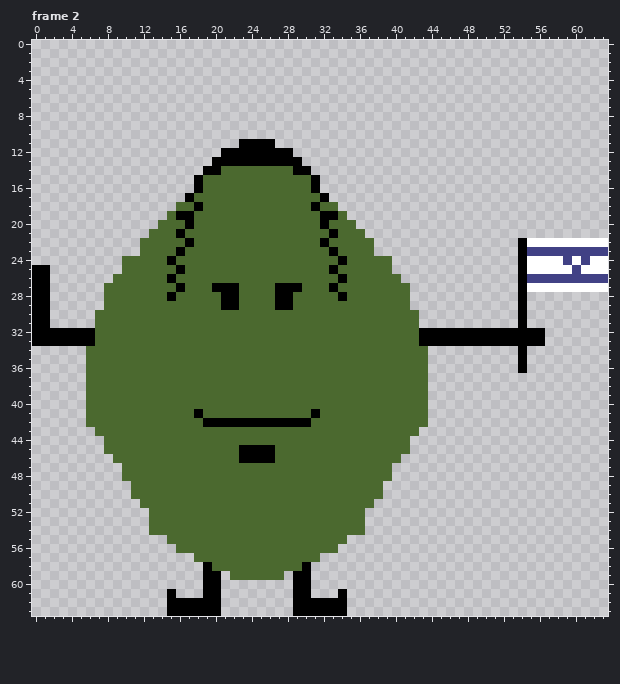
Pixel-art file, stored at aceituna.ase. That is the earlier state.
64x64 pixels, 4 frames. Shown: frame 2. The commit also changed other frames, which this record leaves out.
Once edited:
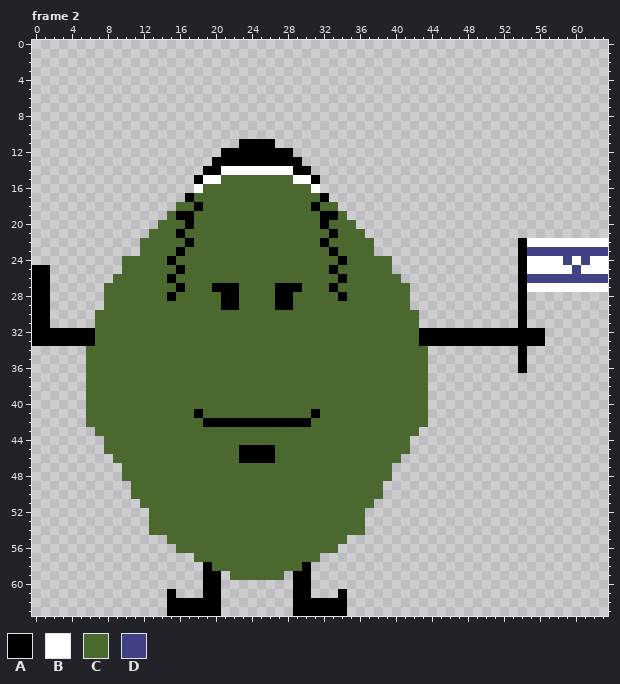
Palette (. is transparent): A #000000  B #ffffff  C #4b692f  D #414185
From old to new:
Frame 2:
y 14: x 21..28 CCCCCCCC -> BBBBBBBB
y 15: x 19..20 CC -> BB; x 29..30 CC -> BB
y 16: x 18 A -> B; x 31 A -> B
Changed places in both pictures, as pixel boxes (x1, y1, x2, y2):
changed: (194, 166, 320, 193)
